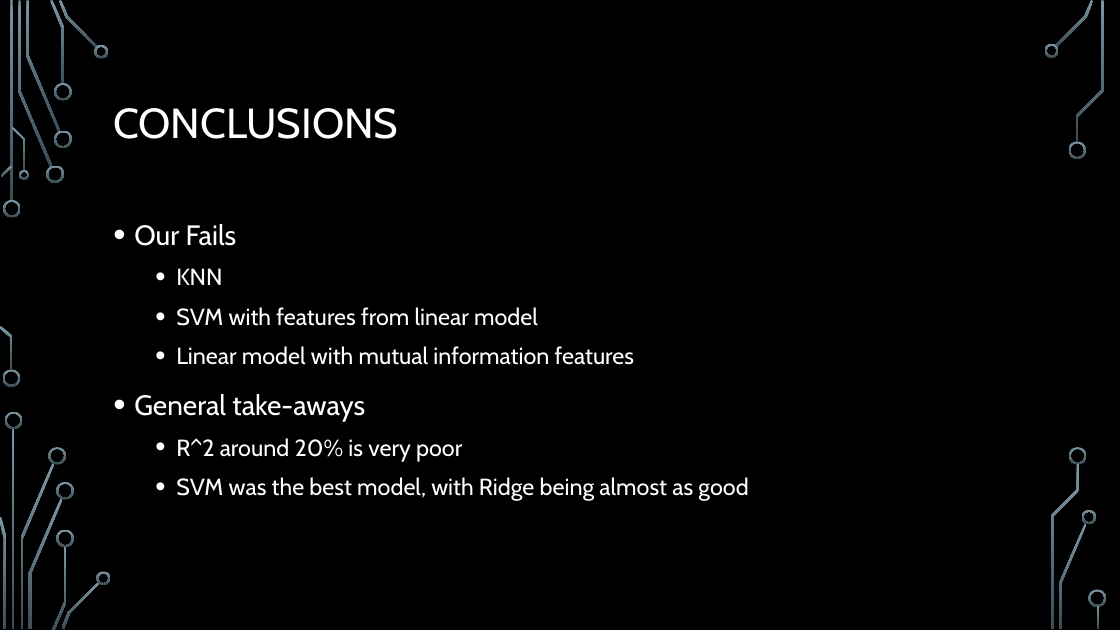
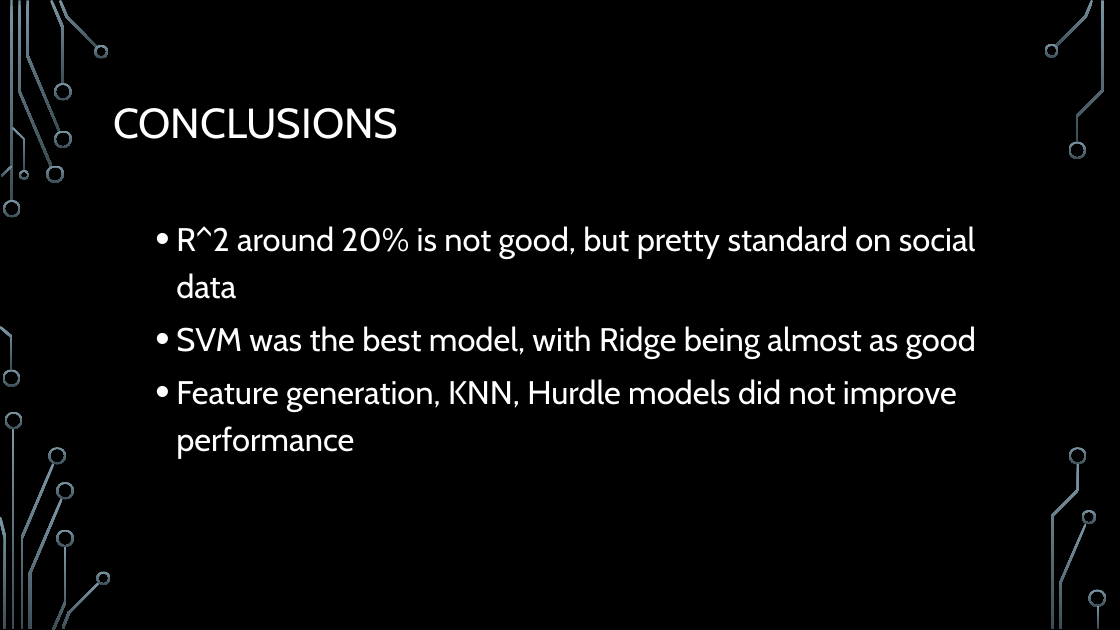
Before and after one commit to bugraefendi/ML-Grades, a slide deck: slide 18 of UpdateMachine Learning I Short Project.pptx (slide 17 before the commit). Drawn at 1120x630 pixels with LibreOffice and Linux fonts; fonts in the diff are those of the drawing; background and template pictures are left out. Boxes give left, top, right and bottom in pixels: in the first picture for what was removed or moved away, otherwise in the second. Text is boxed around its words. In the diff, an @@ line names an element or a change of style, - is before the commit and + after.

```diff
--- a/UpdateMachine Learning I Short Project.pptx
+++ b/UpdateMachine Learning I Short Project.pptx
@@ text at [176, 226, 976, 299]: text changed; size 20 to 28 pt @@
-• Our Fails
-  • KNN
-  • SVM with features from linear model
-  • Linear model with mutual information features
-• General take-aways
-  • R^2 around 20% is very poor
+  • R^2 around 20% is not good, but pretty standard on social data
@@ text at [176, 326, 976, 359]: size 20 to 28 pt in "SVM was the best model, with Ridge ..." @@
@@ text at [176, 379, 957, 459]: paragraph added @@
+  • Feature generation, KNN, Hurdle models did not improve performance
```
Also in this commit, not shown: 8 other slides changed, 6 slides added, 5 slides removed, 1 other file.
